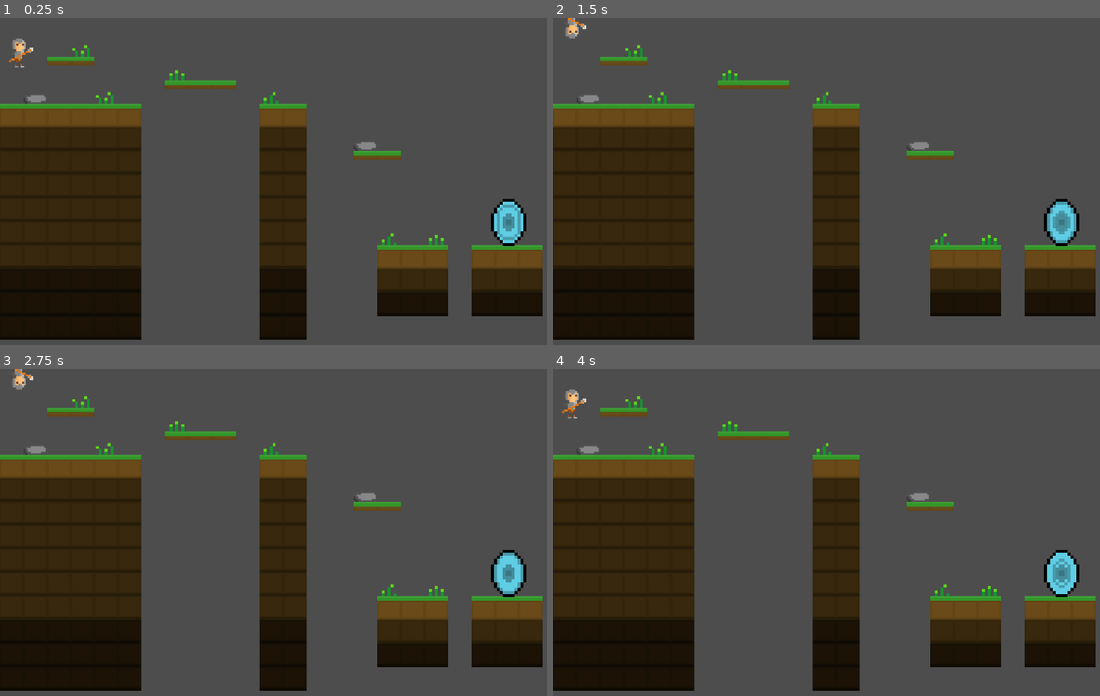
Above: before the commit, frames 1-4 (two rows, left to right).
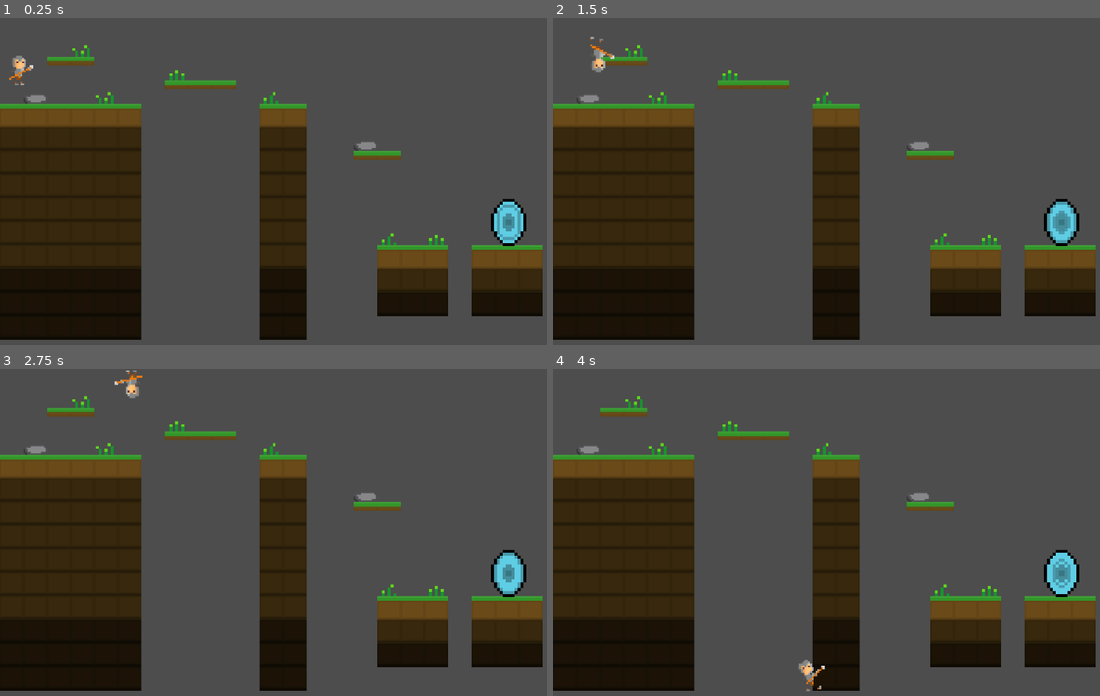
Above: after the commit, the same moments.

Repository: KindaBoringHere/puzzle-platformer
Game: Godot game, scene res://scenes/test.tscn
Two runs of this game, one before a commit and one after it. Both use one fixed random seed, a clock stepped at 60 frames per second and the inputs below.
Inputs:
- Up to frame 1 (0.25 s): no input
- Up to frame 2 (1.5 s): hold Right (ui_right) from 0.53 s (still down); tap G (attack) at 0.6 s; tap H (gravity) at 1.35 s
- Up to frame 3 (2.75 s): release Right (ui_right) at 2.03 s; hold Left (ui_left) from 2.03 s (still down); tap G (attack) at 2.1 s
- Up to frame 4 (4 s): release Left (ui_left) at 2.78 s; hold Right (ui_right) from 2.78 s (still down); tap H (gravity) at 2.85 s; tap G (attack) at 3.6 s

The runs differ from the first frame. In frame 1, 0.3% of the frame differs, in the area x 1-7%, y 6-21%; in frame 2, 0.3%; in frame 3, 0.3%; in frame 4, 0.3%, in the area x 1-50%, y 6-99%.
Error before the commit: Compile Error: (res://scenes/player.gd:-1)

Commit message:
small change

Diff:
--- a/project.godot
+++ b/project.godot
@@ -16,7 +16,7 @@
 
 [autoload]
 
-Global="*res://global.gd"
+Global="*res://scenes/global.gd"
 
 [input]
 
--- /dev/null
+++ b/scenes/global.gd
@@ -0,0 +1,3 @@
+extends Node
+
+var player_finished: bool = false
--- a/scenes/portal.tscn
+++ b/scenes/portal.tscn
@@ -1,6 +1,6 @@
 [gd_scene load_steps=8 format=3 uid="uid://ioqn1r1y0yjl"]
 
-[ext_resource type="Script" path="res://portal.gd" id="1_ysarn"]
+[ext_resource type="Script" path="res://scenes/portal.gd" id="1_ysarn"]
 [ext_resource type="Texture2D" uid="uid://bfpl56mfc8edg" path="res://my pixel art/portal.png" id="2_yrbo6"]
 [ext_resource type="Texture2D" uid="uid://dlbvtawgfljrm" path="res://my pixel art/portal_2.png" id="3_lnyay"]
 [ext_resource type="Texture2D" uid="uid://pj245m86moyw" path="res://my pixel art/portal_3.png" id="4_24q3e"]
Renamed: portal.gd -> scenes/portal.gd
